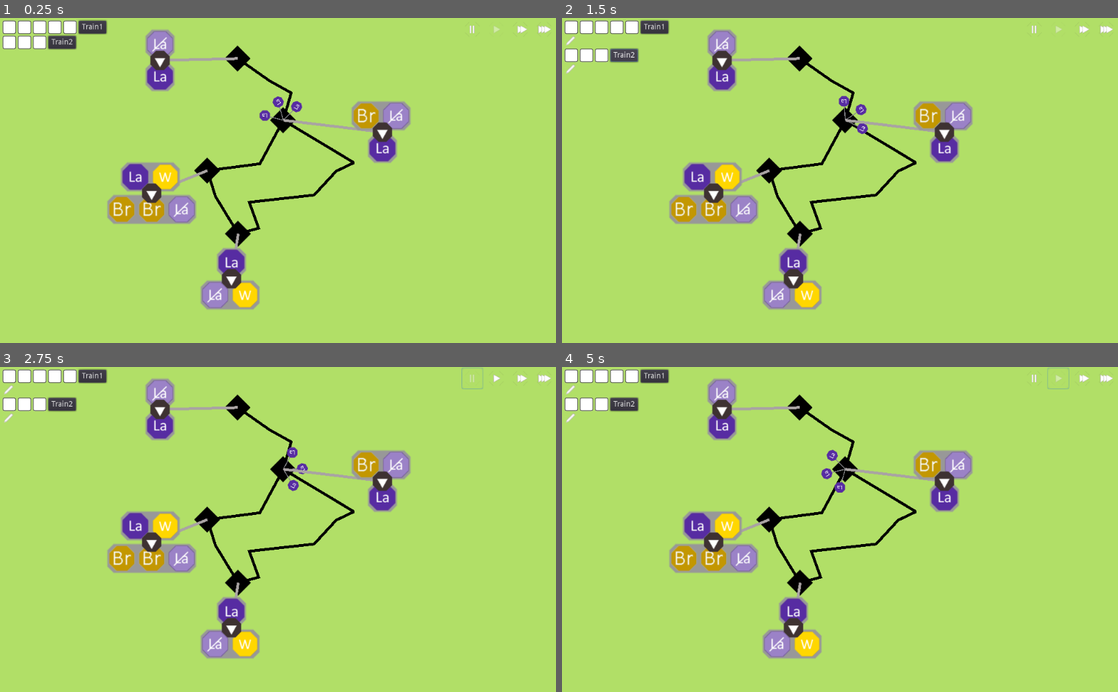
Above: before the commit, frames 1-4 (two rows, left to right).
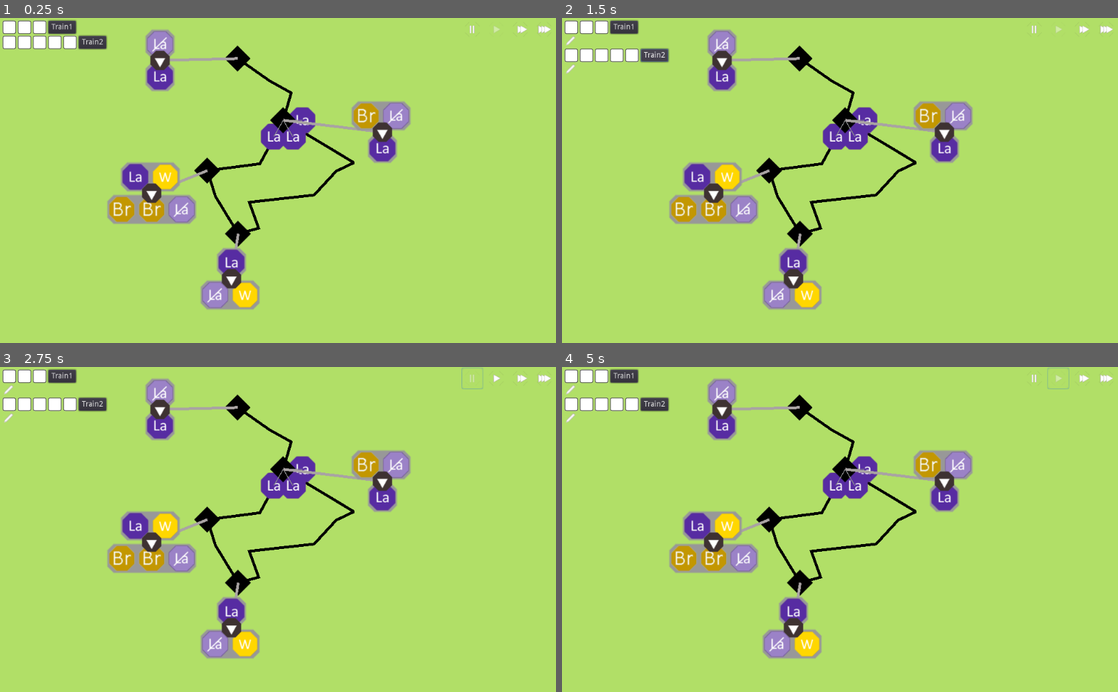
Above: after the commit, the same moments.

Repository: LeBoku/supply-chained
Game: Godot game, scene res://Game.tscn
The game is run twice, just before and just after one commit, with the same random seed, the same clock (stepped at 60 frames per second) and the same inputs.
Inputs (mouse positions are in pixels of both pictures, inside the frame that each line leads up to):
- Up to frame 1 (0.25 s): no input
- Up to frame 2 (1.5 s): click "Train1" at 0.5 s; click "Train2" at 1.25 s
- Up to frame 3 (2.75 s): click (472, 380) at 2 s
- Up to frame 4 (5 s): click (1056, 380) at 2.75 s; click (1084, 380) at 3.5 s; click (1056, 380) at 4.25 s

The runs differ from the first frame. In frame 1, 1.9% of the frame differs, in the area x 8-57%, y 0-41%; in frame 2, 1.7%; in frame 3, 1.7%; in frame 4, 1.8%.

Commit message:
introduced cargo node

Diff:
--- a/supply-chained/Game.gd
+++ b/supply-chained/Game.gd
@@ -4,8 +4,15 @@
 const CarierHud = preload("res://carriers/Hud.tscn")
 
 onready var route_builder = get_node("/root/RouteBuilder")
+onready var cargo_helper = get_node("/root/CargoHelper")
+onready var globals = get_node("/root/Globals")
 
 func _ready():
+	for c in cargo_helper.existing_cargo:
+		add_child(c)
+
+	cargo_helper.connect("cargo_created", self, "add_child")
+
 	for carrier in get_tree().get_nodes_in_group("carrier"):
 		var hud = CarierHud.instance()
 		hud.carrier = carrier
--- a/supply-chained/Game.tscn
+++ b/supply-chained/Game.tscn
@@ -170,14 +170,14 @@
 antialiased = true
 polygon = PoolVector2Array( -6, -3, 5, -3, 7, 0, 5, 3, -6, 3 )
 script = ExtResource( 5 )
-cargo = PoolStringArray( "", "", "", "", "" )
+stored_cargo = [ null, null, null ]
 
 [node name="Train2" type="Polygon2D" parent="."]
 z_index = 10
 antialiased = true
 polygon = PoolVector2Array( -6, -3, 5, -3, 7, 0, 5, 3, -6, 3 )
 script = ExtResource( 5 )
-cargo = PoolStringArray( "", "", "" )
+stored_cargo = [ null, null, null, null, null ]
 
 [node name="Camera" type="Camera2D" parent="."]
 position = Vector2( 120, 220 )
--- a/supply-chained/Globals.gd
+++ b/supply-chained/Globals.gd
@@ -1,3 +1,4 @@
 extends Node
 
 var game_speed = 1
+var initial_cargo_setup = false
--- a/supply-chained/cargo/CargoHelper.gd
+++ b/supply-chained/cargo/CargoHelper.gd
@@ -1,5 +1,9 @@
 extends Node
 
+signal cargo_created(Cargo)
+var existing_cargo = []
+
+const Cargo = preload("res://cargo/cargo/Cargo.tscn")
 var icons = {
 	"placeholder": preload("res://cargo/icons/placeholder.png"),
 	"coal": preload("res://cargo/icons/coal.png"),
@@ -12,5 +16,18 @@
 	"labor-exhausted": preload("res://cargo/icons/labor-exhausted.png"),
 }
 
-func get_icon(name:String):
-	return icons[name] if icons.has(name) else icons["placeholder"]
+func get_icon(type: String):
+	return icons[type] if icons.has(type) else icons["placeholder"]
+
+func create_cargo(type: String):
+	if icons.has(type):
+		return _create_cargo(type)
+	else:
+		return null
+
+func _create_cargo(type: String):
+	var cargo = Cargo.instance().init(type, get_icon(type))
+	existing_cargo.append(cargo)
+
+	emit_signal("cargo_created", cargo)
+	return cargo
--- a/supply-chained/cargo/CargoStorage.gd
+++ b/supply-chained/cargo/CargoStorage.gd
@@ -4,29 +4,56 @@
 
 signal changed
 
-export var cargo: PoolStringArray
+export var stored_cargo: Array
 var locked_indexes =  []
+onready var cargo_helper = $"/root/CargoHelper"
 
 func initialize(initial_storage: PoolStringArray):
-	cargo = initial_storage
+	for type in initial_storage:
+		stored_cargo.append(cargo_helper.create_cargo(type))
+
 	return self
 
-func add(to_add: String):
-	cargo[get_empty_space()] = to_add
+func add(to_add: Cargo):
+	stored_cargo[get_empty_space()] = to_add
 	storage_updated()
 
-func remove(to_remove: String):
-	cargo[find_unlocked(to_remove)] = ""
+func remove(to_remove: Cargo):
+	stored_cargo[stored_cargo.find(to_remove)] = null
 	storage_updated()
 
-func has(cargo: String):
-	return get_unlocked().has(cargo)
+func has(cargo_type: String):
+	return find_unlocked(cargo_type) != -1
 
 func has_empty_space():
 	return get_empty_space() != -1
 
 func get_empty_space():
-	return find_unlocked("")
+	return find_unlocked(null)
+
+func find_unlocked(cargo_type):
+	for index in range(len(stored_cargo)):
+		if !locked_indexes.has(index) \
+			and (stored_cargo[index] != null and cargo_type != null \
+				and (stored_cargo[index] as Cargo).is_type(cargo_type)) \
+			or (stored_cargo[index] == null and cargo_type == null):
+
+			return index
+
+	return -1
+
+func exchange(cargo_type:String, to: CargoStorage):
+	var exchanged = false
+	if to.has_empty_space():
+		var index = find_unlocked(cargo_type)
+		if index != -1:
+			var c = stored_cargo[index] as Cargo
+			to.add(c)
+			self.remove(c)
+
+		return true
+
+	return exchanged
 
 func set_locked(index: int, locked: bool):
 	if locked:
@@ -37,29 +64,5 @@
 	locked_indexes.sort()
 	locked_indexes.invert()
 
-func get_unlocked():
-	var unlocked = Array(cargo)
-
-	for index in locked_indexes:
-		unlocked.remove(index)
-
-	return unlocked
-
-func find_unlocked(cargo_to_find: String):
-	var found = null
-	var search_from = 0
-
-	while found == null:
-		found = Array(cargo).find(cargo_to_find, search_from)
-
-		if locked_indexes.has(found):
-			search_from = found + 1
-			found = null
-
-		if search_from > len(cargo):
-			found = -1
-
-	return found
-
 func storage_updated():
 	emit_signal("changed")
--- /dev/null
+++ b/supply-chained/cargo/cargo/Cargo.gd
@@ -0,0 +1,19 @@
+extends Node2D
+
+class_name Cargo
+
+var type: String
+var texture: Texture
+
+func _ready():
+	add_to_group("Cargo")
+	$Icon.texture = texture
+
+func init(type:String, texture:Texture):
+	self.type = type
+	self.texture = texture
+
+	return self
+
+func is_type(type: String):
+	return self.type == type
--- /dev/null
+++ b/supply-chained/cargo/cargo/Cargo.tscn
@@ -0,0 +1,11 @@
+[gd_scene load_steps=3 format=2]
+
+[ext_resource path="res://cargo/icons/placeholder.png" type="Texture" id=1]
+[ext_resource path="res://cargo/cargo/Cargo.gd" type="Script" id=2]
+
+[node name="Cargo" type="Node2D"]
+scale = Vector2( 0.2, 0.2 )
+script = ExtResource( 2 )
+
+[node name="Icon" type="Sprite" parent="."]
+texture = ExtResource( 1 )
--- a/supply-chained/carriers/Cargo.gd
+++ b/supply-chained/carriers/Cargo.gd
@@ -9,7 +9,7 @@
 	self.carrier = carrier
 	$Name.text = carrier.name
 
-	for index in range(len(carrier.cargo)):
+	for index in range(len(carrier.stored_cargo)):
 		var el = $CargoSpace.duplicate() as Panel
 		el.connect("gui_input", self, "_on_CargoSpace_click", [index, el])
 		el.get_node("Payload").texture = null
@@ -22,12 +22,12 @@
 	display()
 
 func display():
-	for index in range(len(carrier.cargo)):
+	for index in range(len(carrier.stored_cargo)):
 		var el = get_child(index)
 		var texture = null
 
-		if carrier.cargo[index] != "":
-			texture = cargo_helper.get_icon(carrier.cargo[index])
+		if carrier.stored_cargo[index] != null:
+			texture = cargo_helper.get_icon(carrier.stored_cargo[index].type)
 
 		el.get_node("Payload").texture = texture
 
--- a/supply-chained/project.godot
+++ b/supply-chained/project.godot
@@ -9,6 +9,11 @@
 config_version=4
 
 _global_script_classes=[ {
+"base": "Node2D",
+"class": "Cargo",
+"language": "GDScript",
+"path": "res://cargo/cargo/Cargo.gd"
+}, {
 "base": "Node",
 "class": "CargoExchange",
 "language": "GDScript",
@@ -52,9 +57,10 @@
 "base": "CargoStorage",
 "class": "StationStorage",
 "language": "GDScript",
-"path": "res://station/Storage.gd"
+"path": "res://station/StationStorage.gd"
 } ]
 _global_script_class_icons={
+"Cargo": "",
 "CargoExchange": "",
 "CargoList": "",
 "CargoStorage": "",
--- a/supply-chained/router/Route.gd
+++ b/supply-chained/router/Route.gd
@@ -76,9 +76,9 @@
 
 	var exchanged = false
 	if exchange.pickup:
-		exchanged = exchange(exchange.cargo, station.storage, carrier)
+		exchanged = station.storage.exchange(exchange.cargo, carrier)
 	else:
-		exchanged = exchange(exchange.cargo, carrier, station.storage)
+		exchanged = carrier.exchange(exchange.cargo, station.storage)
 
 	if exchanged:
 		time = exchange_time
@@ -91,12 +91,3 @@
 	queue_free()
 
 	return current_station
-
-func exchange(cargo:String, from: CargoStorage, to: CargoStorage):
-	if from.has(cargo) and to.has_empty_space():
-		to.add(cargo)
-		from.remove(cargo)
-
-		return true
-	else:
-		return false
--- a/supply-chained/station/Station.tscn
+++ b/supply-chained/station/Station.tscn
@@ -1,9 +1,8 @@
-[gd_scene load_steps=5 format=2]
+[gd_scene load_steps=4 format=2]
 
 [ext_resource path="res://station/Station.gd" type="Script" id=1]
 [ext_resource path="res://img/resource.png" type="Texture" id=2]
-[ext_resource path="res://station/Storage.gd" type="Script" id=4]
-[ext_resource path="res://cargo/icons/placeholder.png" type="Texture" id=5]
+[ext_resource path="res://station/StationStorage.gd" type="Script" id=4]
 
 [node name="Station" type="Position2D" groups=[
 "Station",
@@ -25,7 +24,5 @@
 width = 3.0
 default_color = Color( 0.545098, 0.54902, 0.560784, 1 )
 
-[node name="Sprite" type="Sprite" parent="Storage/Template"]
+[node name="CargoSpot" type="Position2D" parent="Storage/Template"]
 position = Vector2( 70, 0 )
-scale = Vector2( 0.8, 0.8 )
-texture = ExtResource( 5 )
--- a/supply-chained/station/Storage.gd
+++ b/supply-chained/station/StationStorage.gd
@@ -4,28 +4,25 @@
 
 func initialize(initial_storage: PoolStringArray):
 	.initialize(initial_storage)
-	init_empty_spaces(len(initial_storage))
+	init_empty_spaces(len(stored_cargo))
 	display_cargo()
-
-func _process(delta):
-	for child in get_children():
-		child.rotate(delta)
-		child.get_node("Sprite").rotate(-delta)
 
 func storage_updated():
 	.storage_updated()
 	display_cargo()
 
 func display_cargo():
-	for i in range(len(cargo)):
+	print()
+	print(get_child_count())
+	for i in range(len(stored_cargo)):
+		print(i)
 		var space = get_child(i)
-		var sprite = space.get_node("Sprite") as Sprite
-		var c = cargo[i]
-
-		space.visible = c != ""
+		var spot = space.get_node("CargoSpot") as Position2D
+		var c = stored_cargo[i] as Cargo
+		space.visible = c != null
 
 		if space.visible:
-			sprite.texture = $"/root/CargoHelper".get_icon(c)
+			c.global_position = spot.global_position
 
 func init_empty_spaces(count: int):
 	var spacing_angle = 360.0 / count
@@ -35,8 +32,8 @@
 		var space = $Template.duplicate()
 		space.rotate(deg2rad(current_angle))
 		add_child(space)
-		move_child(space, 0)
 
 		current_angle += spacing_angle
 
-	$Template.visible = false
+	move_child($Template, get_child_count())
+	$Template.queue_free()
